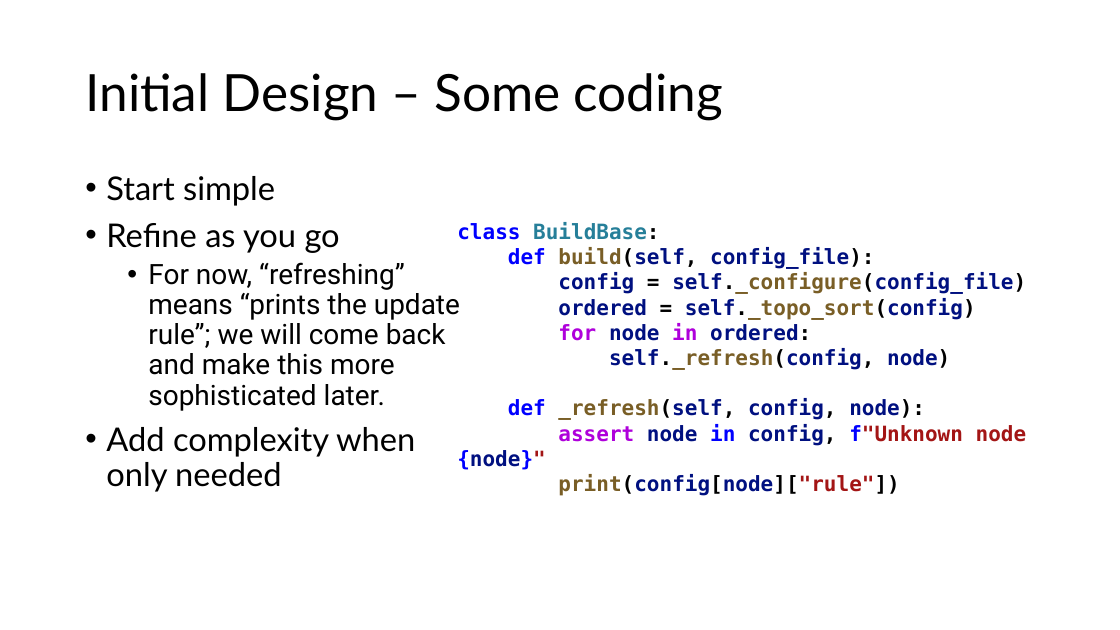
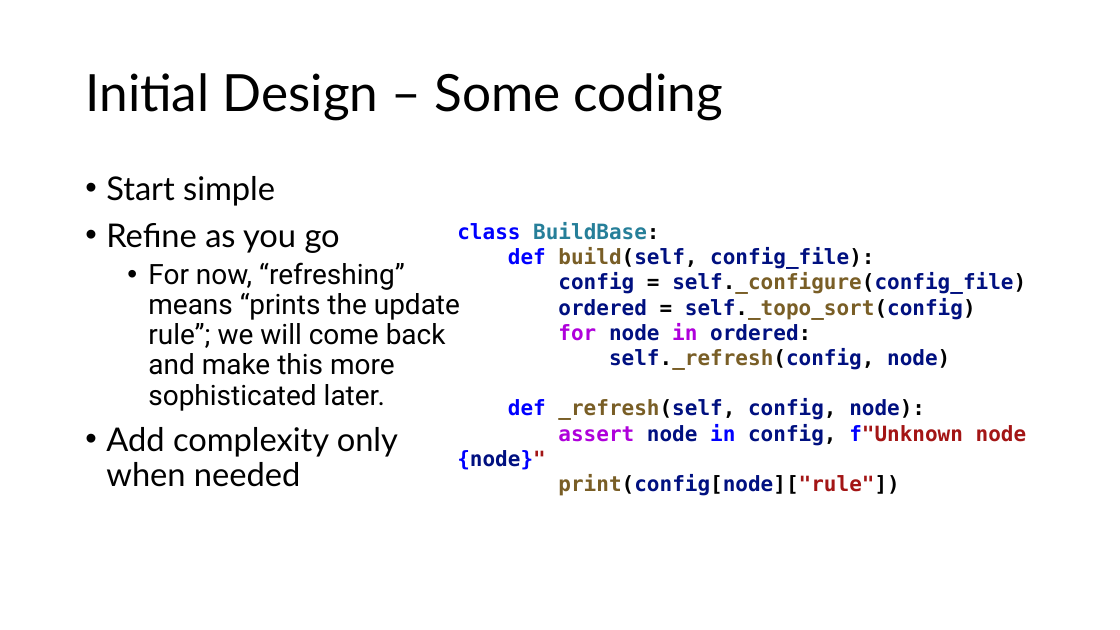
Before and after one commit to aregm/system-design-course, a slide deck: slide 22 of docs/Lecture 6.pptx. Drawn at 1120x630 pixels with LibreOffice and Linux fonts; fonts in the diff are those of the drawing. Boxes give left, top, right and bottom in pixels: in the first picture for what was removed or moved away, otherwise in the second. Text is boxed around its words. In the diff, an @@ line names an element or a change of style, - is before the commit and + after.

Commit message:
Updated lecture 6
Some typos are corrected.

```diff
--- a/docs/Lecture 6.pptx
+++ b/docs/Lecture 6.pptx
@@ text at [106, 427, 398, 487]: text changed @@
-• Add complexity when only needed
+• Add complexity only when needed
```
Also in this commit, not shown: 10 other slides changed.
